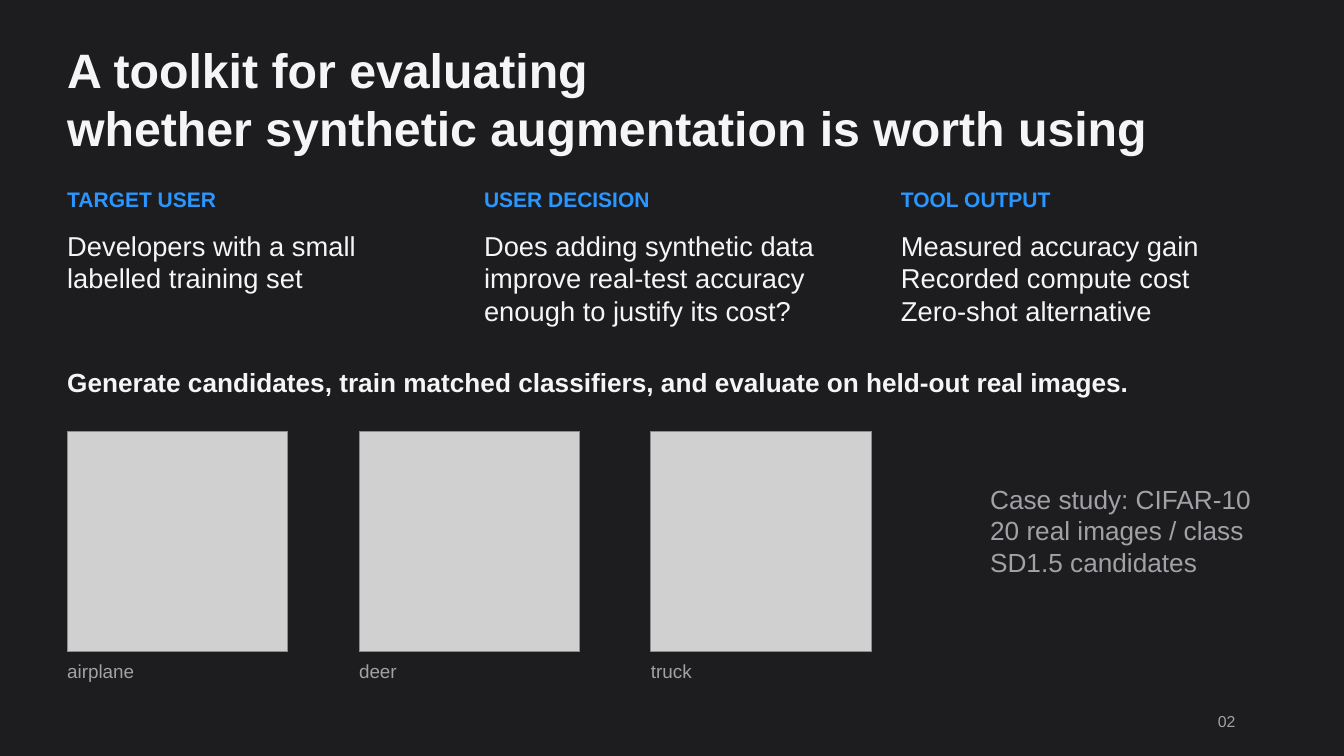
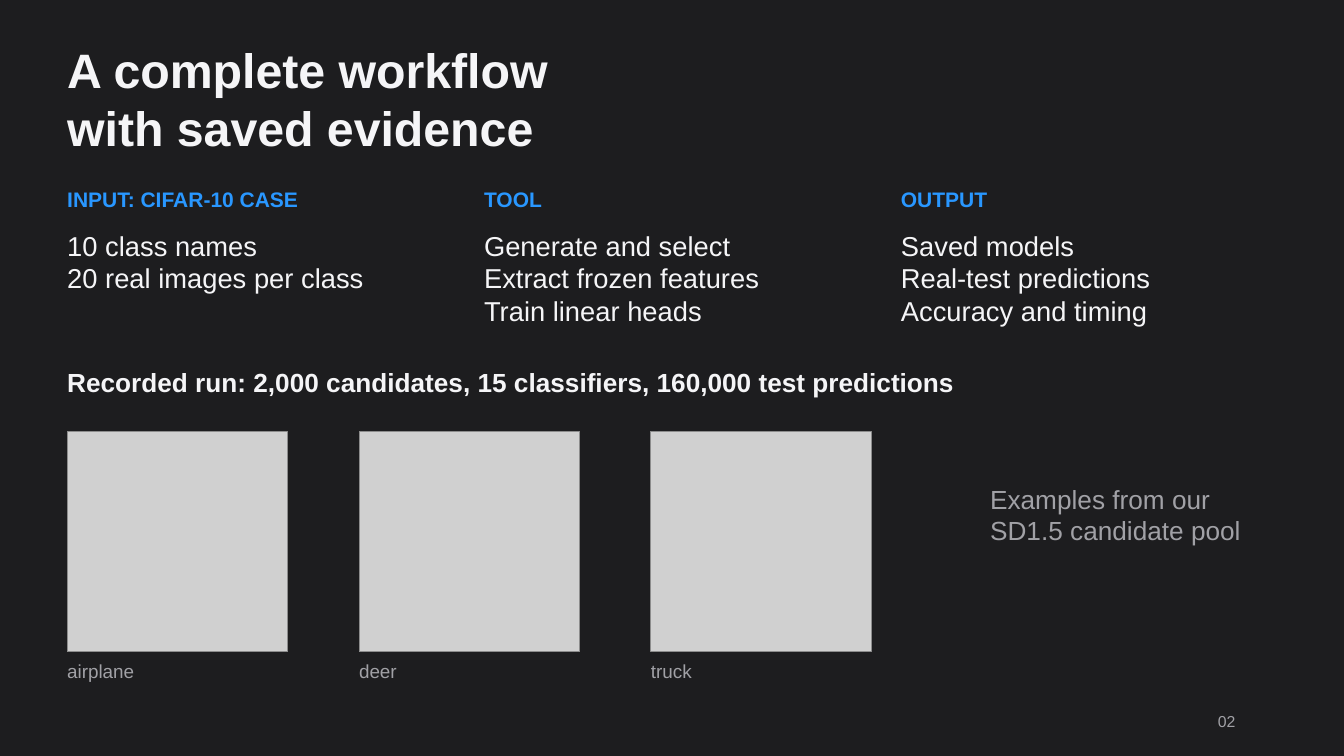
Before and after one commit to kanekikenny/sdsc6021-synthetic-data-toolkit, a slide deck: slide 2 of slides/apple_dark/SDSC6021_Apple_Dark_SFPro_Team.pptx. Drawn at 1344x756 pixels with LibreOffice and Linux fonts; fonts in the diff are those of the drawing; grey boxes stand for pictures. Boxes give left, top, right and bottom in pixels: in the first picture for what was removed or moved away, otherwise in the second. Text is boxed around its words. In the diff, an @@ line names an element or a change of style, - is before the commit and + after.

```diff
--- a/slides/apple_dark/SDSC6021_Apple_Dark_SFPro_Team.pptx
+++ b/slides/apple_dark/SDSC6021_Apple_Dark_SFPro_Team.pptx
@@ text at bbox=[67, 53, 548, 147]: text changed @@
-A toolkit for evaluating
-whether synthetic augmentation is worth using
+A complete workflow
+with saved evidence
@@ text at bbox=[67, 192, 298, 208]: text changed @@
-TARGET USER
+INPUT: CIFAR-10 CASE
@@ text at bbox=[484, 192, 542, 207]: text changed @@
-USER DECISION
+TOOL
@@ text at bbox=[901, 192, 987, 208]: text changed @@
-TOOL OUTPUT
+OUTPUT
@@ text at bbox=[67, 236, 363, 293]: text changed @@
-Developers with a small
-labelled training set
+10 class names
+20 real images per class
@@ text at bbox=[484, 236, 759, 322]: text changed @@
-Does adding synthetic data
-improve real-test accuracy
-enough to justify its cost?
+Generate and select
+Extract frozen features
+Train linear heads
@@ text at bbox=[901, 236, 1150, 326]: text changed @@
-Measured accuracy gain
-Recorded compute cost
-Zero-shot alternative
+Saved models
+Real-test predictions
+Accuracy and timing
@@ text at bbox=[67, 373, 953, 398]: text changed @@
-Generate candidates, train matched classifiers, and evaluate on held-out real images.
+Recorded run: 2,000 candidates, 15 classifiers, 160,000 test predictions
@@ text at bbox=[990, 490, 1241, 546]: text changed @@
-Case study: CIFAR-10
-20 real images / class
-SD1.5 candidates
+Examples from our
+SD1.5 candidate pool
```
Also in this commit, not shown: 1 other slide changed, 3 other files.
